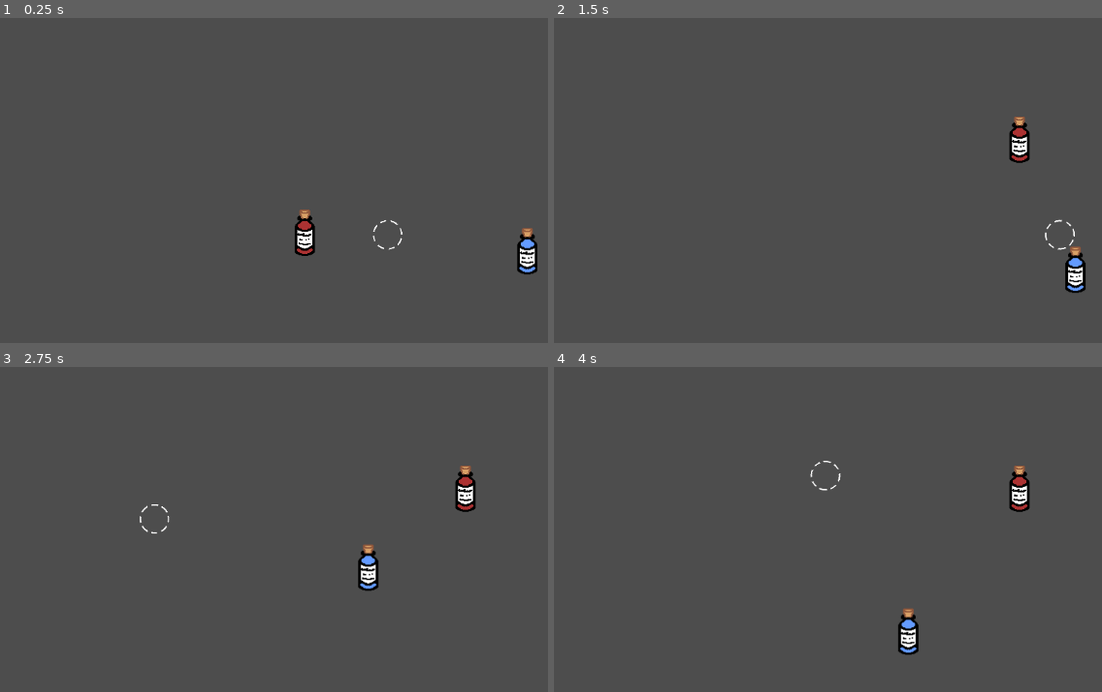
Above: before the commit, frames 1-4 (two rows, left to right).
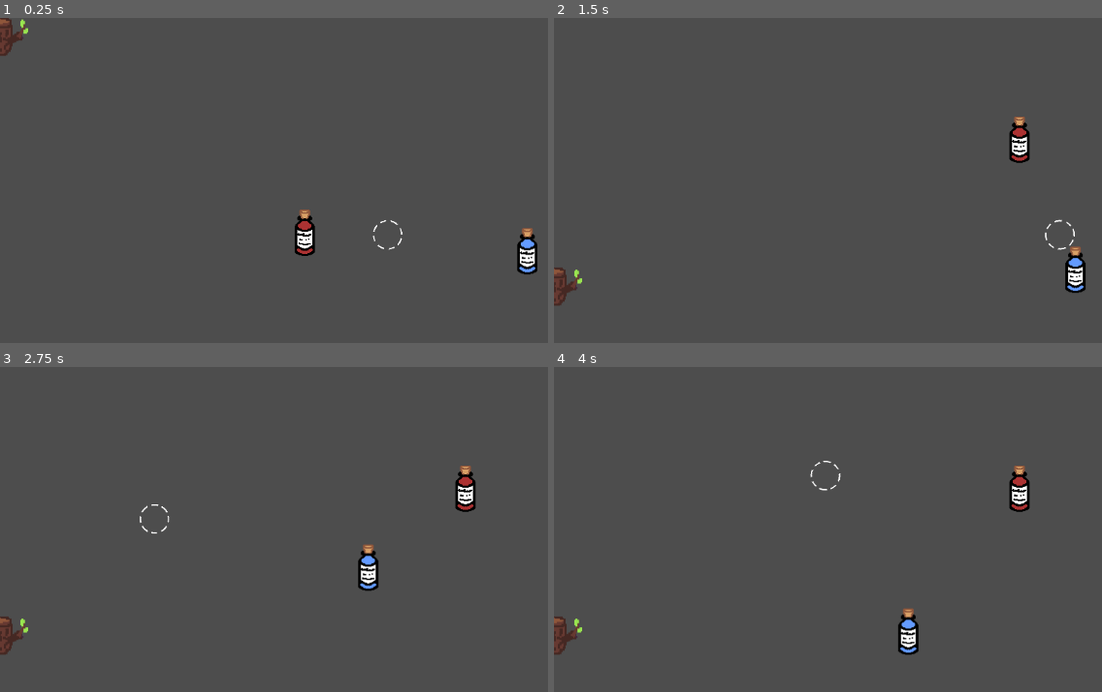
Above: after the commit, the same moments.

Repository: DonJam14/GoatedGame
Game: Godot game, scene res://Scenes/Daytime/kitchen.tscn
The game is run twice, just before and just after one commit, with the same random seed, the same clock (stepped at 60 frames per second) and the same inputs.
Inputs (mouse positions are in pixels of both pictures, inside the frame that each line leads up to):
- Up to frame 1 (0.25 s): no input
- Up to frame 2 (1.5 s): drag from (855, 232) to (1019, 138) at 0.52 s; tap Enter at 1.25 s; drag from (1080, 281) to (1019, 138) at 1.27 s
- Up to frame 3 (2.75 s): move the mouse to (153, 519) at 2.02 s; press the mouse at (153, 519) at 2.03 s
- Up to frame 4 (4 s): release the mouse at (707, 519) at 2.75 s; drag from (981, 584) to (707, 519) at 2.77 s; tap Space at 3.5 s; move the mouse to (822, 474) at 3.52 s; press the mouse at (822, 474) at 3.53 s

The runs differ from the first frame. In frame 1, 0.3% of the frame differs, in the area x 0-6%, y 0-12%; in frame 2, 0.3%; in frame 3, 0.3%; in frame 4, 0.3%.

Commit message:
Reworked PhysicsDraggableNode
Fixes bug that allows multiple items to be picked up at the same time - simplifies code and potentially avoids race condition

Diff:
--- a/Scenes/Daytime/kitchen.tscn
+++ b/Scenes/Daytime/kitchen.tscn
@@ -6,6 +6,8 @@
 [ext_resource type="Texture2D" uid="uid://dmu72k31wynhw" path="res://Assets/Objects/temp_bottle.png" id="3_sgmq6"]
 [ext_resource type="Texture2D" uid="uid://wj5ptg5urty7" path="res://Assets/Objects/temp_bottle_blue.png" id="5_m03mi"]
 [ext_resource type="Script" uid="uid://dcdi4ck8cqu16" path="res://Scripts/Classes/PhysicsDraggableNode.gd" id="5_ogphn"]
+[ext_resource type="Script" uid="uid://i5naql31kd82" path="res://Scripts/measuring_cup.gd" id="7_tko6y"]
+[ext_resource type="Texture2D" uid="uid://ctphpmnm3hchf" path="res://Assets/Objects/cup.png" id="8_pdcip"]
 
 [sub_resource type="RectangleShape2D" id="RectangleShape2D_vu8q7"]
 size = Vector2(1155, 214)
@@ -15,6 +17,9 @@
 
 [sub_resource type="RectangleShape2D" id="RectangleShape2D_ogphn"]
 size = Vector2(34, 73)
+
+[sub_resource type="RectangleShape2D" id="RectangleShape2D_q4c4i"]
+size = Vector2(74, 62)
 
 [node name="Kitchen" type="Node2D"]
 
@@ -49,6 +54,7 @@
 collision_layer = 2
 collision_mask = 5
 input_pickable = true
+can_sleep = false
 lock_rotation = true
 script = ExtResource("5_ogphn")
 metadata/_edit_group_ = true
@@ -60,7 +66,8 @@
 [node name="Sprite2D" type="Sprite2D" parent="PhysicsBottle"]
 texture = ExtResource("5_m03mi")
 
-[node name="Crosshair" type="Node2D" parent="."]
+[node name="Crosshair" type="Node2D" parent="." groups=["Crosshair"]]
+z_index = 1
 position = Vector2(226, 93)
 script = ExtResource("1_kl1mh")
 
@@ -68,6 +75,16 @@
 scale = Vector2(0.5, 0.5)
 texture = ExtResource("1_i537j")
 
+[node name="MeasuringCup" type="RigidBody2D" parent="."]
+script = ExtResource("7_tko6y")
+
+[node name="CollisionShape2D" type="CollisionShape2D" parent="MeasuringCup"]
+position = Vector2(3, -1)
+shape = SubResource("RectangleShape2D_q4c4i")
+
+[node name="Sprite2D" type="Sprite2D" parent="MeasuringCup"]
+texture = ExtResource("8_pdcip")
+
 [connection signal="input_event" from="Bottle/Area2D" to="Bottle" method="_on_area_2d_input_event"]
 [connection signal="mouse_entered" from="PhysicsBottle" to="PhysicsBottle" method="_on_mouse_entered"]
 [connection signal="mouse_exited" from="PhysicsBottle" to="PhysicsBottle" method="_on_mouse_exited"]
--- a/Scripts/Classes/PhysicsDraggableNode.gd
+++ b/Scripts/Classes/PhysicsDraggableNode.gd
@@ -2,31 +2,51 @@
 extends RigidBody2D
 
 ## Same as a draggable node- but with physics
-## Requires:
-## can_sleep = false
-## lock_rotation = true (though this could be changed later if apply impulse function factors in rotation)
-## collision_layer = 2
-## input_pickable = true
+
+@onready var crosshair := get_tree().get_first_node_in_group("Crosshair")
 const SPRING_CONSTANT := 250
 var has_mouse: bool = false
-#var held: bool = false
-var awaiting_release = false
+var held: bool = false
+signal object_held
+signal object_released
+
+func _ready() -> void:
+	#set relevant properties
+	self.can_sleep = false
+	self.lock_rotation = true
+	self.collision_layer = 2 #exists on layer 2
+	self.collision_mask = 1 | 4 #set to scan for layers 1 and 3
+	self.input_pickable = true
+
+	#make signal connections
+	self.mouse_entered.connect(self._on_mouse_entered)
+	self.mouse_exited.connect(self._on_mouse_exited)
+
+	#connect own signals to crosshair
+	self.object_held.connect(crosshair.on_item_pickup)
+	self.object_released.connect(crosshair.on_item_release)
 
 func apply_impulse_to_mouse(modifier: float) -> void:
 	self.apply_central_impulse(SPRING_CONSTANT * modifier * get_local_mouse_position() - self.linear_velocity / 4)
 
 func _physics_process(delta: float) -> void:
-	if Input.is_action_pressed("left_click") and (self.has_mouse or self.awaiting_release):
-		#held = true
+	#object is held
+	if held:
+		if Input.is_action_pressed("left_click"):
+			apply_impulse_to_mouse(delta)
+		elif Input.is_action_just_released("left_click"):
+			held = false
+			object_released.emit()
+
+	#object is just picked up - requires no items currently held
+	elif Input.is_action_just_pressed("left_click") and has_mouse and crosshair.items_held == 0:
+		held = true
+		object_held.emit()
+		#apply one impulse
 		apply_impulse_to_mouse(delta)
-	elif Input.is_action_just_released("left_click"):
-		self.awaiting_release = false
-		#held = false
 
 func _on_mouse_entered() -> void:
 	self.has_mouse = true
 
 func _on_mouse_exited() -> void:
 	self.has_mouse = false
-	if Input.is_action_pressed("left_click"):
-		self.awaiting_release = true
--- a/Scripts/Player Nodes/crosshair.gd
+++ b/Scripts/Player Nodes/crosshair.gd
@@ -3,10 +3,11 @@
 @onready var crosshair_texture: Sprite2D = $crosshair_texture
 @export var rotation_speed: float = 2
 
+var items_held: int = 0
+
 func _ready() -> void:
 	#hide OS mouse so crosshair mouse is visible
 	Input.set_mouse_mode(Input.MOUSE_MODE_HIDDEN)
-
 
 func _process(delta: float) -> void:
 	#set position of crosshair to mouse position
@@ -15,3 +16,11 @@
 
 	#slowly rotate texture for visuals
 	crosshair_texture.rotation += rotation_speed * delta
+
+func on_item_pickup() -> void:
+	self.items_held += 1
+	print("items held: " + str(items_held))
+
+func on_item_release() -> void:
+	self.items_held -= 1
+	print("items held: " + str(items_held))
--- /dev/null
+++ b/Scripts/measuring_cup.gd
@@ -0,0 +1,16 @@
+extends PhysicsDraggableNode
+
+## Preload textures
+@onready var none_texture := preload("res://Assets/Objects/cup.png")
+@onready var flour_texture := preload("res://Assets/Objects/log_cup_flour.png")
+@onready var sugar_texture := preload("res://Assets/Objects/log_cup_sugar.png")
+@onready var milk_texture := preload("res://Assets/Objects/log_cup_milk.png")
+
+enum Ingredient {
+	FLOUR,
+	SUGAR,
+	MILK,
+	NONE
+}
+
+var stored: Ingredient = Ingredient.NONE
Binary file added: Assets/Objects/log_cup_milk.png
Not shown, added: Assets/Objects/log_cup_milk.png.import
Not shown: 1 places in Scenes/Daytime/kitchen.tscn that only renumber resources
